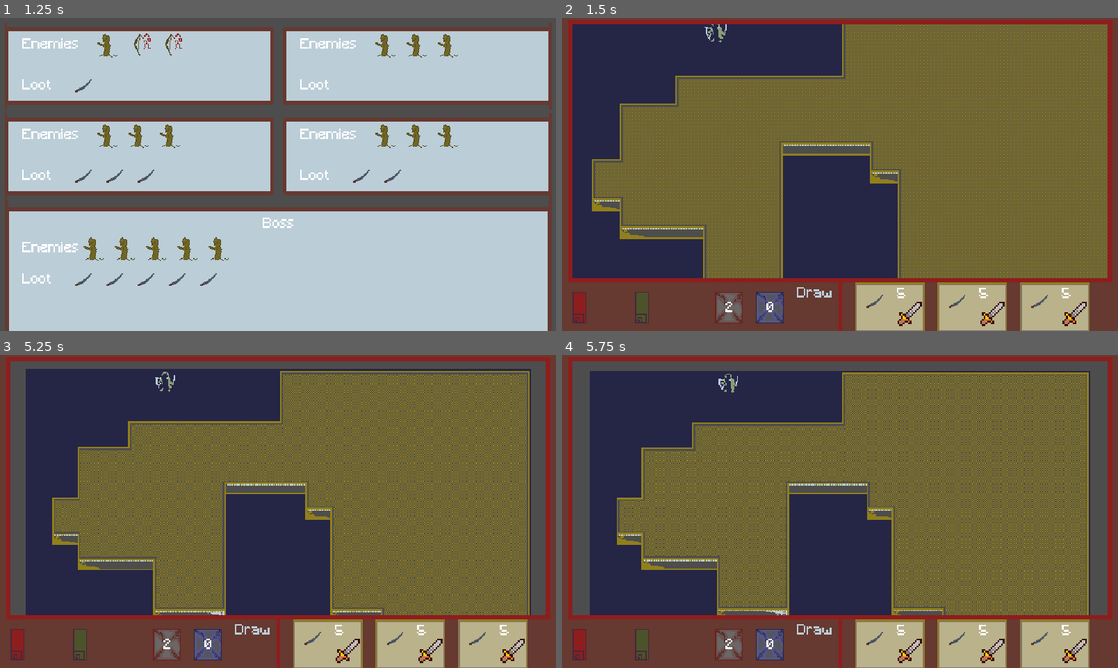
Above: before the commit, frames 1-4 (two rows, left to right).
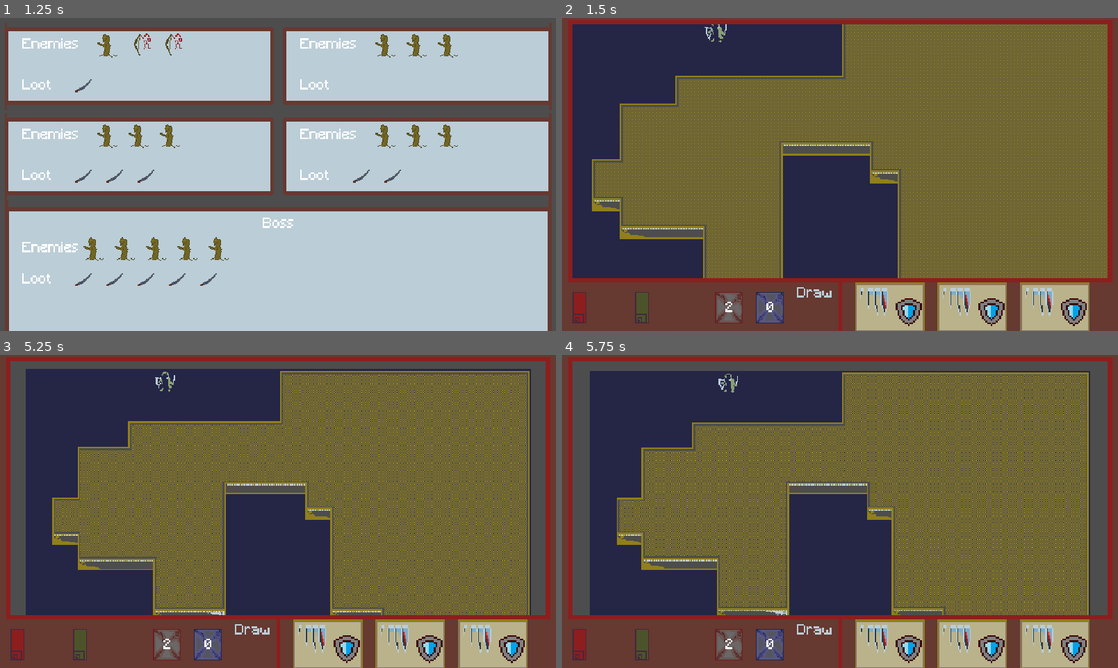
Above: after the commit, the same moments.

Repository: HartThomas/grid-based-card-fighter
Game: Godot game, scene res://ui/main_menu/main_menu.tscn
Same seed, same stepped clock (60 frames per second), same inputs: the game is played once before the commit and once after it.
Inputs (mouse positions are in pixels of both pictures, inside the frame that each line leads up to):
- Up to frame 1 (1.25 s): click (289, 133) at 0.5 s
- Up to frame 2 (1.5 s): tap Enter at 1.25 s; drag from (701, 64) to (895, 105) at 1.27 s
- Up to frame 3 (5.25 s): click "Draw" at 2 s; click "Draw" at 2.75 s; click "Draw" at 3.5 s; tap Space at 4.25 s; drag from (166, 527) to (155, 367) at 4.27 s; tap Enter at 5 s; move the mouse to (333, 442) at 5.02 s; tap Mouse wheel down (camera_zoom_out) at 5.1 s; click (333, 442) at 5.17 s
- Up to frame 4 (5.75 s): no input

Frame 1 is identical in both runs. In frame 2, 1.6% of the frame differs, in the area x 53-95%, y 86-99%; in frame 3, 1.6%; in frame 4, 1.6%.

Commit message:
Add shield card and associated logic

Diff:
--- a/entities/enemies/enemy.gd
+++ b/entities/enemies/enemy.gd
@@ -86,7 +86,7 @@
 
 func get_coward_target() -> Vector2i:
 	var dir = get_direction_away_from_player()
-	var distance = 5
+	var distance = 3
 	return current_position + dir * distance
 
 func set_state(new_state : States):
--- a/gameplay/attacks/attack_animation.tscn
+++ b/gameplay/attacks/sword_attack_animation.tscn
@@ -1,18 +1,18 @@
 [gd_scene load_steps=7 format=3 uid="uid://dxcxgd80oneux"]
 
-[ext_resource type="Texture2D" uid="uid://tq5f4if72v1s" path="res://art/sprites/sword_parallel.png" id="1_o4xyx"]
-[ext_resource type="Script" uid="uid://bmi35ae42cawm" path="res://gameplay/attacks/attack_animation.gd" id="2_yg06w"]
+[ext_resource type="Texture2D" uid="uid://tq5f4if72v1s" path="res://art/sprites/sword_parallel.png" id="1_weget"]
+[ext_resource type="Script" uid="uid://bmi35ae42cawm" path="res://gameplay/attacks/sword_attack_animation.gd" id="2_f4kdi"]
 
 [sub_resource type="AtlasTexture" id="AtlasTexture_jnidk"]
-atlas = ExtResource("1_o4xyx")
+atlas = ExtResource("1_weget")
 region = Rect2(0, 0, 32, 96)
 
 [sub_resource type="AtlasTexture" id="AtlasTexture_h7bev"]
-atlas = ExtResource("1_o4xyx")
+atlas = ExtResource("1_weget")
 region = Rect2(32, 0, 32, 96)
 
 [sub_resource type="AtlasTexture" id="AtlasTexture_fmkio"]
-atlas = ExtResource("1_o4xyx")
+atlas = ExtResource("1_weget")
 region = Rect2(64, 0, 32, 96)
 
 [sub_resource type="SpriteFrames" id="SpriteFrames_v8uf8"]
@@ -37,8 +37,10 @@
 "speed": 5.0
 }]
 
-[node name="AttackAnimation" type="AnimatedSprite2D"]
+[node name="SwordAttackAnimation" type="AnimatedSprite2D"]
 texture_filter = 1
 sprite_frames = SubResource("SpriteFrames_v8uf8")
 animation = &"sword"
-script = ExtResource("2_yg06w")
+frame = 2
+frame_progress = 1.0
+script = ExtResource("2_f4kdi")
--- /dev/null
+++ b/gameplay/blocks/shield_block_animation.gd
@@ -0,0 +1,13 @@
+extends AnimatedSprite2D
+
+signal block_finished(data)
+
+func _setup(data: CardInstance) -> void:
+	var attack_type = data.get_item()
+	animation = CardEnums.item.keys()[attack_type].to_lower()
+	play()
+	animation_finished.connect(finished.bind(data))
+
+func finished(data: CardInstance)-> void:
+	block_finished.emit(data)
+	queue_free()
--- /dev/null
+++ b/gameplay/blocks/shield_block_animation.tscn
@@ -0,0 +1,51 @@
+[gd_scene load_steps=8 format=3 uid="uid://0bx6123fln5f"]
+
+[ext_resource type="Texture2D" uid="uid://35qrsu8gpa8n" path="res://art/sprites/shield.png" id="1_ndjwv"]
+[ext_resource type="Script" uid="uid://cej8ws0envvqp" path="res://gameplay/blocks/shield_block_animation.gd" id="2_n68ms"]
+
+[sub_resource type="AtlasTexture" id="AtlasTexture_yhq1c"]
+atlas = ExtResource("1_ndjwv")
+region = Rect2(0, 0, 8, 8)
+
+[sub_resource type="AtlasTexture" id="AtlasTexture_v3nef"]
+atlas = ExtResource("1_ndjwv")
+region = Rect2(8, 0, 8, 8)
+
+[sub_resource type="AtlasTexture" id="AtlasTexture_74m06"]
+atlas = ExtResource("1_ndjwv")
+region = Rect2(16, 0, 8, 8)
+
+[sub_resource type="AtlasTexture" id="AtlasTexture_lbhk3"]
+atlas = ExtResource("1_ndjwv")
+region = Rect2(24, 0, 8, 8)
+
+[sub_resource type="SpriteFrames" id="SpriteFrames_13on7"]
+animations = [{
+"frames": [],
+"loop": true,
+"name": &"default",
+"speed": 5.0
+}, {
+"frames": [{
+"duration": 1.0,
+"texture": SubResource("AtlasTexture_yhq1c")
+}, {
+"duration": 1.0,
+"texture": SubResource("AtlasTexture_v3nef")
+}, {
+"duration": 1.0,
+"texture": SubResource("AtlasTexture_74m06")
+}, {
+"duration": 1.0,
+"texture": SubResource("AtlasTexture_lbhk3")
+}],
+"loop": false,
+"name": &"shield",
+"speed": 5.0
+}]
+
+[node name="ShieldBlockAnimation" type="AnimatedSprite2D"]
+texture_filter = 1
+sprite_frames = SubResource("SpriteFrames_13on7")
+animation = &"shield"
+script = ExtResource("2_n68ms")
--- a/gameplay/cards/card.gd
+++ b/gameplay/cards/card.gd
@@ -66,7 +66,7 @@
 				is_dragging = false
 				card_drag_ended.emit()
 				_on_card_texture_mouse_exited()
-	elif event is InputEventMouseButton and event.button_index == MOUSE_BUTTON_LEFT :
+	elif event is InputEventMouseButton and event.button_index == MOUSE_BUTTON_LEFT:
 		if event.pressed:
 			is_dragging = true
 			card_drag_started.emit(data)
--- a/gameplay/level/highlights/highlight_cell.gd
+++ b/gameplay/level/highlights/highlight_cell.gd
@@ -6,8 +6,10 @@
 var target_cell : Vector2i
 var direction : Vector2i
 @onready var sprite_2d: Sprite2D = $Sprite2D
+var data : CardInstance
 
-func _setup(item: String)->void:
+func _setup(item: String, card_data: CardInstance)->void:
+	data = card_data
 	var new_texture = load("res://art/sprites/%s_highlight_cell.png" % [item])
 	sprite_2d.texture = new_texture
 	var rotation = rotate_pattern(direction)
@@ -28,9 +30,12 @@
 			var rotation = rotate_pattern(grid_dir)
 			sprite_2d.rotation = rotation
 			direction = grid_dir
-		var target : Vector2i = player.current_position + grid_dir
-		target_cell = target
-		position = target * 32 + Vector2i(16,16)
+		if data.get_item() == CardEnums.item.SHIELD:
+			position = player.global_position + (Vector2(grid_dir) * 16) + Vector2(16,16)
+		else:
+			var target : Vector2i = player.current_position + grid_dir
+			target_cell = target
+			position = target * 32 + Vector2i(16,16)
 
 func show_highlight() -> void:
 	showing = true
--- a/gameplay/level/level.gd
+++ b/gameplay/level/level.gd
@@ -18,7 +18,6 @@
 var card_scene := preload("res://gameplay/cards/card.tscn")
 @onready var highlight_cell: CellHighlight = $TileMapLayer/HighlightCell
 var can_player_move : bool = true
-const ATTACK_ANIMATION = preload("res://gameplay/attacks/attack_animation.tscn")
 var card_slots : Array[Control]
 @onready var health_bar: TextureProgressBar = $CanvasLayer/GUI/HealthBar
 
@@ -223,7 +222,8 @@
 		for i in range(pathing_requests.size()):
 			var request = pathing_requests.pop_front() as EnemyPathingRequest
 			var new_path = recalculate_path(request.from, request.to)
-			request.entity.path = new_path
+			if request.entity:
+				request.entity.path = new_path
 
 func _process(_delta: float) -> void:
 	reserved_tiles.clear()
@@ -236,7 +236,7 @@
 		update_health_bar()
 
 func setup_starting_deck():
-	var shwick_data = preload("res://resources/cards/shwick.tres")
+	var shwick_data = preload("res://resources/cards/shield.tres")
 	for i in 5:
 		var card = CardInstance.new()
 		card.setup(shwick_data)
@@ -257,7 +257,7 @@
 	update_pile_feedback()
 
 func _on_card_drag_started(data:CardInstance) -> void:
-	highlight_cell._setup(CardEnums.item.keys()[data.get_item()].to_lower())
+	highlight_cell._setup(CardEnums.item.keys()[data.get_item()].to_lower(), data)
 	highlight_cell.show_highlight()
 	can_player_move = false
 
@@ -274,10 +274,18 @@
 	if can_card_be_played(card):
 		var player = instantiated_player_scene.data
 		player.spend_effort(card.get_cost())
-		var attack_scene = ATTACK_ANIMATION.instantiate()
-		attack_scene.attack_finished.connect(attack_damage)
-		add_child(attack_scene)
-		attack_scene._setup(card,target_highlighted,target_dir)
+		if card_instantia.data.get_type() == CardEnums.type.ATTACK:
+			var attack = load("res://gameplay/attacks/%s_attack_animation.tscn" % [CardEnums.item.keys()[card_instantia.data.get_item()].to_lower()])
+			var attack_scene = attack.instantiate()
+			attack_scene.attack_finished.connect(attack_damage)
+			add_child(attack_scene)
+			attack_scene._setup(card,target_highlighted,target_dir)
+		elif card_instantia.data.get_type() == CardEnums.type.BLOCK:
+			var block = load("res://gameplay/blocks/%s_block_animation.tscn" % [CardEnums.item.keys()[card_instantia.data.get_item()].to_lower()])
+			var block_scene = block.instantiate()
+			block_scene._setup(card)
+			add_child(block_scene)
+			block_scene.global_position = instantiated_player_scene.global_position + (Vector2(target_dir) * 16) + Vector2(16,16)
 		card_instantia.queue_free()
 		card_manager.use_card(card)
 		update_pile_feedback()
--- /dev/null
+++ b/resources/cards/shield.tres
@@ -0,0 +1,17 @@
+[gd_resource type="Resource" script_class="CardData" load_steps=2 format=3 uid="uid://by41cyc8o2g0s"]
+
+[ext_resource type="Script" uid="uid://infbnetlxwv7" path="res://gameplay/cards/card_data.gd" id="1_fwqym"]
+
+[resource]
+script = ExtResource("1_fwqym")
+card_name = "Arm up!"
+description = ""
+base_cost = 1
+type = 1
+item = 2
+base_damage = 0
+base_block = 1
+attack_pattern = Array[Vector2i]([])
+attack_size = Vector2i(32, 32)
+rotate_to_direction = true
+metadata/_custom_type_script = "uid://infbnetlxwv7"
Binary file added: art/sprites/shield.png
Not shown, added: art/sprites/shield.png.import
Binary file added: art/sprites/shield_highlight_cell.png
Not shown, added: art/sprites/shield_highlight_cell.png.import
Renamed: gameplay/attacks/attack_animation.gd -> gameplay/attacks/sword_attack_animation.gd
Renamed: gameplay/attacks/attack_animation.gd.uid -> gameplay/attacks/sword_attack_animation.gd.uid
Not shown, added: gameplay/blocks/shield_block_animation.gd.uid
